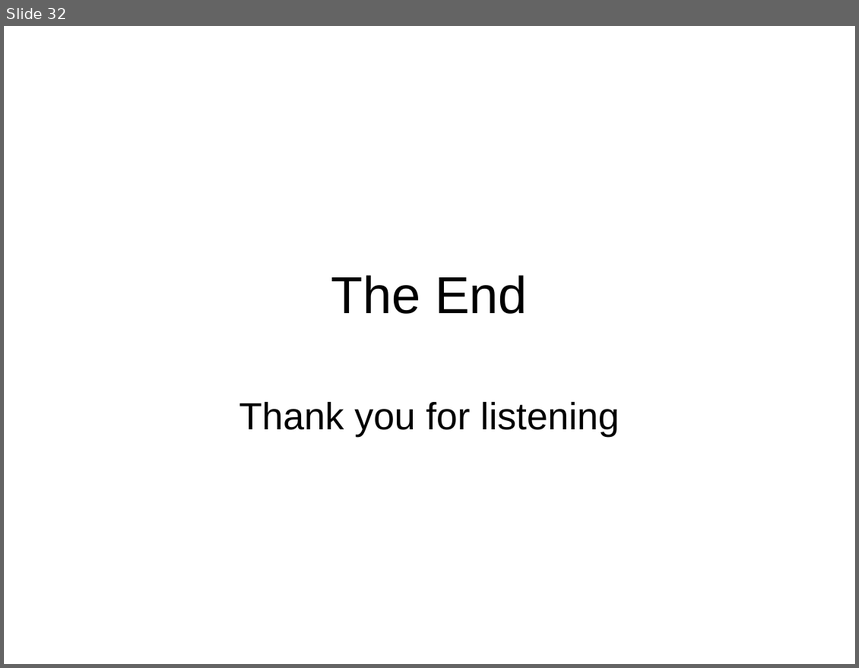
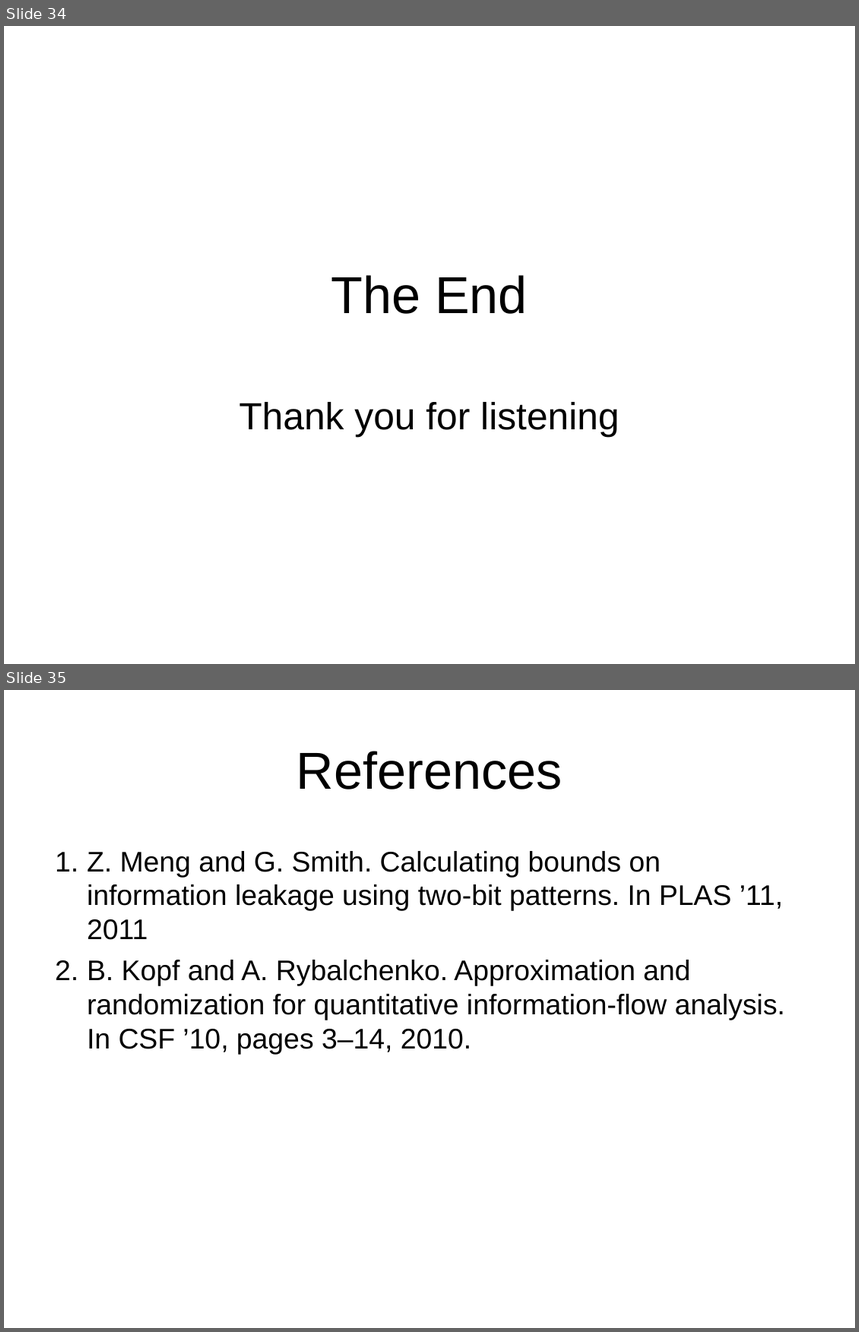
Before and after one commit to chenjiia/Thesis, a slide deck: thesis_presentation/presentation.ppt. Shown one above the other, each under a label of ours: slide 32 before the commit, slides 34 and 35 after it. The pictures are 859x668 and 859x1332 pixels, drawn with LibreOffice and Linux fonts; fonts in the diff are those of the drawing. Boxes give left, top, right and bottom in pixels: in the first picture for what was removed or moved away, otherwise in the second. Text is boxed around its words. In the diff, an @@ line names an element or a change of style, - is before the commit and + after.

```diff
--- a/thesis_presentation/presentation.ppt
+++ b/thesis_presentation/presentation.ppt
@@ slide 35 added at [4,690,855,1328], background #FFFFFF @@
@@ title added at [297,751,563,790], 44 pt, text #000000 @@
+References
@@ text added at [87,851,785,1055], 24 pt, text #000000 @@
+1. Z. Meng and G. Smith. Calculating bounds on information leakage using two-bit patterns. In PLAS ’11, 2011
+2. B. Kopf and A. Rybalchenko. Approximation and randomization for quantitative information-ﬂow analysis. In CSF ’10, pages 3–14, 2010.
@@ what was slide 32 is now slide 34 @@
```
Also in this commit, not shown: 10 slides changed, 3 other slides added, 1 slide removed.
